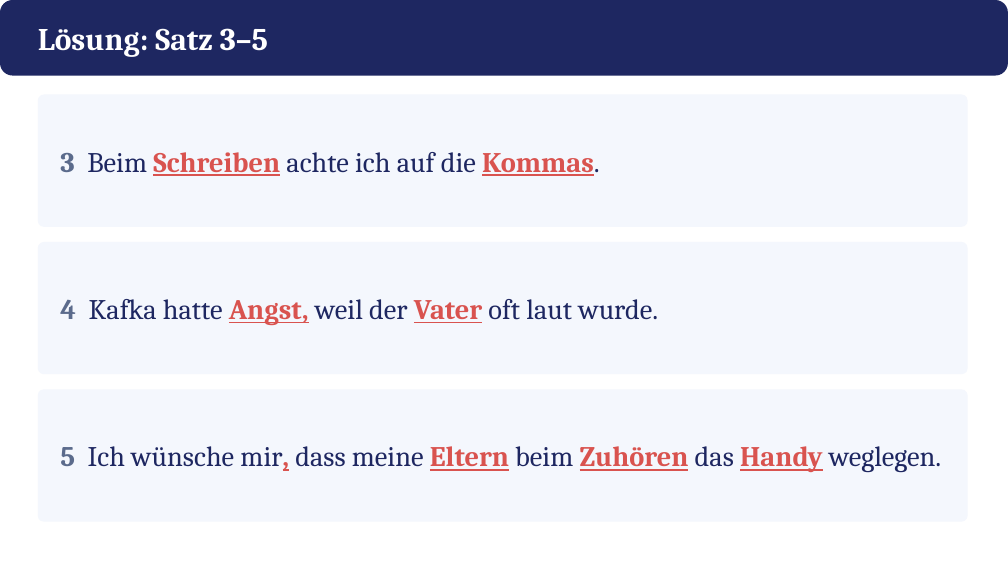
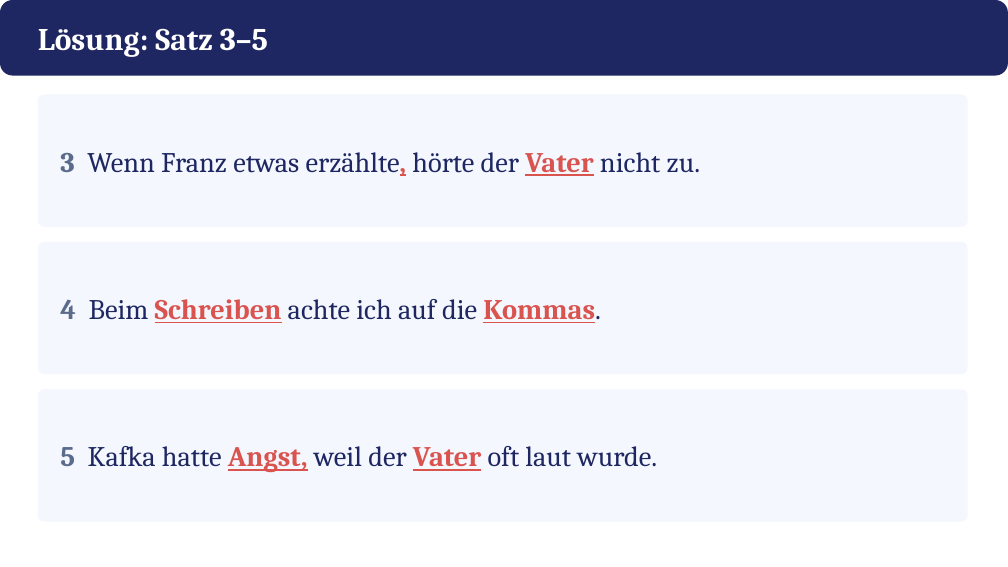
Before and after one commit to golzkonstantin-gif/Schule, a slide deck: slide 12 of Deutsch_11/Kafka_Appell/Praesentation_Kafkas_Appell.pptx (slide 9 before the commit). Drawn at 1008x567 pixels with LibreOffice and Linux fonts; fonts in the diff are those of the drawing. Boxes give left, top, right and bottom in pixels: in the first picture for what was removed or moved away, otherwise in the second. Text is boxed around its words. In the diff, an @@ line names an element or a change of style, - is before the commit and + after.

```diff
--- a/Deutsch_11/Kafka_Appell/Praesentation_Kafkas_Appell.pptx
+++ b/Deutsch_11/Kafka_Appell/Praesentation_Kafkas_Appell.pptx
@@ text at bbox=[60, 152, 700, 176]: text changed @@
-3 Beim Schreiben achte ich auf die Kommas.
+3 Wenn Franz etwas erzählte, hörte der Vater nicht zu.
@@ text at bbox=[60, 299, 601, 323]: text changed @@
-4 Kafka hatte Angst, weil der Vater oft laut wurde.
+4 Beim Schreiben achte ich auf die Kommas.
@@ text at bbox=[60, 446, 657, 472]: text changed @@
-5 Ich wünsche mir, dass meine Eltern beim Zuhören das Handy weglegen.
+5 Kafka hatte Angst, weil der Vater oft laut wurde.
```
Also in this commit, not shown: 5 other slides changed, 6 slides added, 1 slide removed, 15 other files.
